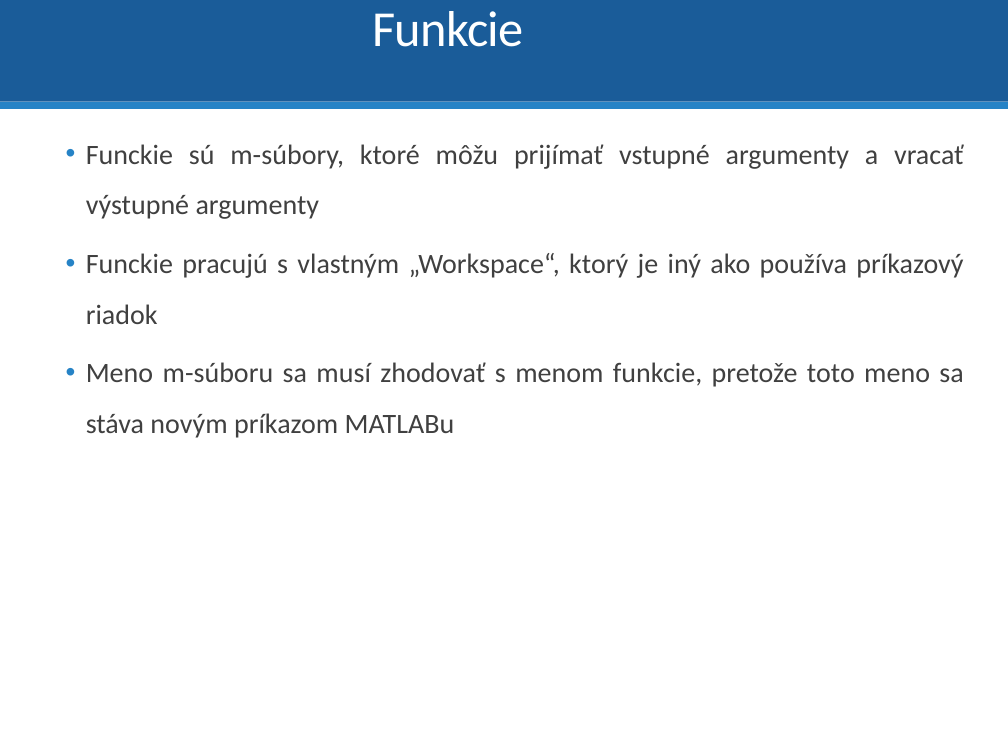
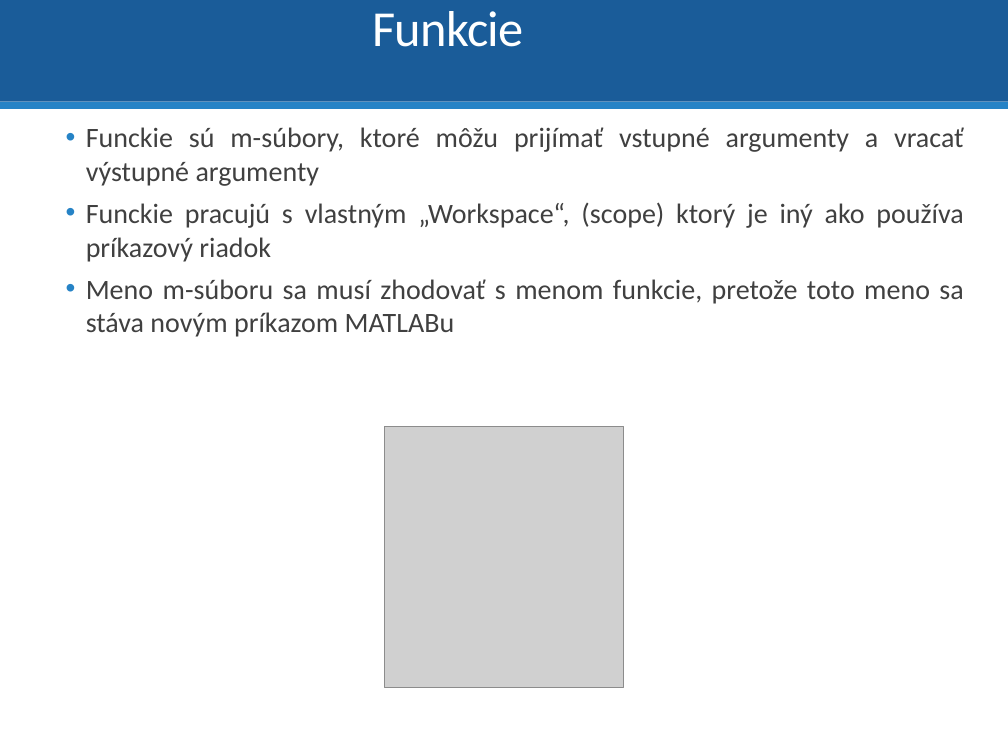
Before and after one commit to dodekm/TeamProjektKybernetika, a slide deck: slide 21 of Nove prednasky/P0_Opakovanie_Matlab_Simulink.pptx (slide 20 before the commit). Drawn at 1008x756 pixels with LibreOffice and Linux fonts; fonts in the diff are those of the drawing; grey boxes stand for pictures. Boxes give left, top, right and bottom in pixels: in the first picture for what was removed or moved away, otherwise in the second. Text is boxed around its words. In the diff, an @@ line names an element or a change of style, - is before the commit and + after.

```diff
--- a/Nove prednasky/P0_Opakovanie_Matlab_Simulink.pptx
+++ b/Nove prednasky/P0_Opakovanie_Matlab_Simulink.pptx
@@ text at box(86, 127, 964, 337): line spacing 1.5 to 1 @@
@@ text at box(86, 202, 963, 262): text changed @@
-  • Funckie pracujú s vlastným „Workspace“, ktorý je iný ako používa príkazový riadok
+  • Funckie pracujú s vlastným „Workspace“, (scope) ktorý je iný ako používa príkazový riadok
@@ picture added at box(384, 426, 624, 687) @@
```
Also in this commit, not shown: 14 other slides changed, 1 slide added, 1 slide removed, 2 other files.
